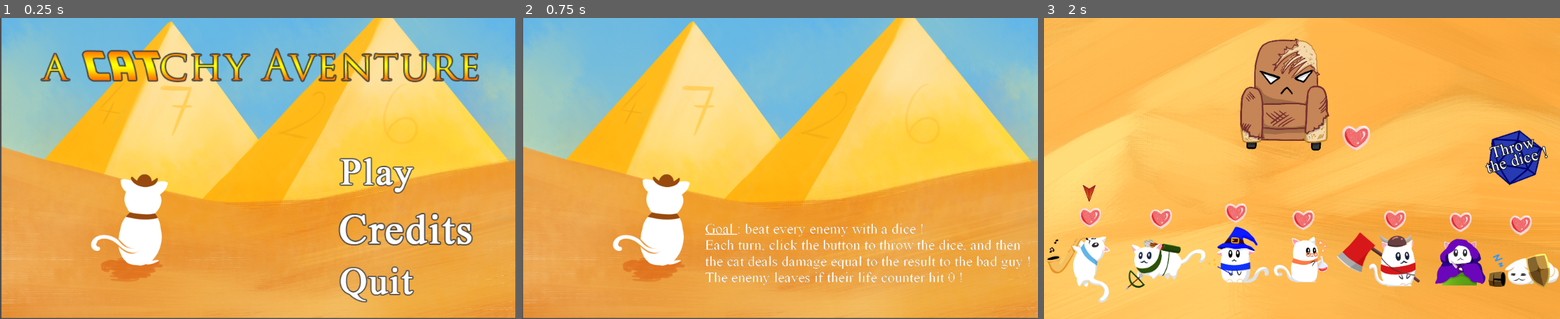
Above: before the commit, frames 1-3 (left to right).
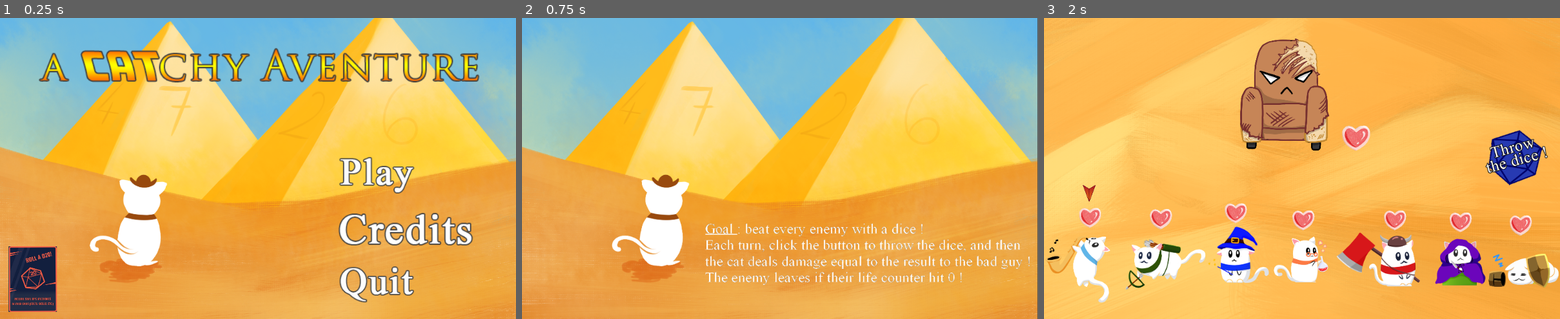
Above: after the commit, the same moments.

Repository: TeamConfiture/Game-Jam-Godot-Wild-Jam
Game: Godot game, scene res://SplashScreen.tscn
Same seed, same stepped clock (60 frames per second), same inputs: the game is played once before the commit and once after it.
Inputs (mouse positions are in pixels of both pictures, inside the frame that each line leads up to):
- Up to frame 1 (0.25 s): no input
- Up to frame 2 (0.75 s): click (1012, 174) at 0.5 s
- Up to frame 3 (2 s): click (1302, 168) at 1.25 s

The runs differ from the first frame. In frame 1, 6.6% of the frame differs, in the area x 0-100%, y 0-100%; in frame 2, 2.0%; in frame 3, nothing differs.

Commit message:
small visual fixes

Diff:
--- a/Rules.tscn
+++ b/Rules.tscn
@@ -14,8 +14,8 @@
 }
 
 [node name="bg" type="Sprite" parent="."]
-position = Vector2( 513, 258 )
-scale = Vector2( 0.532, 0.532 )
+position = Vector2( 511.684, 258.878 )
+scale = Vector2( 0.533, 0.533 )
 texture = ExtResource( 1 )
 
 [node name="Sprite" type="Sprite" parent="."]
--- a/SplashScreen.tscn
+++ b/SplashScreen.tscn
@@ -7,6 +7,7 @@
 [ext_resource path="res://SplashScreen.gd" type="Script" id=5]
 [ext_resource path="res://credits.tscn" type="PackedScene" id=6]
 [ext_resource path="res://sprites/titlescreen3.png" type="Texture" id=7]
+[ext_resource path="res://sprites/D20.png" type="Texture" id=8]
 
 [node name="Control" type="Control"]
 anchor_right = 1.0
@@ -17,8 +18,8 @@
 }
 
 [node name="background" type="Sprite" parent="."]
-position = Vector2( 513, 258 )
-scale = Vector2( 0.531723, 0.531723 )
+position = Vector2( 511.684, 258.878 )
+scale = Vector2( 0.533477, 0.533477 )
 texture = ExtResource( 4 )
 
 [node name="TitleScreen" type="Sprite" parent="background"]
@@ -76,3 +77,8 @@
 
 [node name="Credits" parent="." instance=ExtResource( 6 )]
 visible = false
+
+[node name="D20" type="Sprite" parent="."]
+position = Vector2( 64.909, 520.677 )
+scale = Vector2( 0.32061, 0.32061 )
+texture = ExtResource( 8 )
--- a/credits.tscn
+++ b/credits.tscn
@@ -12,8 +12,8 @@
 }
 
 [node name="background" type="Sprite" parent="."]
-position = Vector2( 513, 258 )
-scale = Vector2( 0.532, 0.532 )
+position = Vector2( 511.684, 258.878 )
+scale = Vector2( 0.533, 0.533 )
 texture = ExtResource( 2 )
 
 [node name="credits" type="Sprite" parent="."]
Not shown: 1 places in SplashScreen.tscn that only renumber resources
Binary file added: sprites/D20.png
Not shown, added: sprites/D20.png.import
